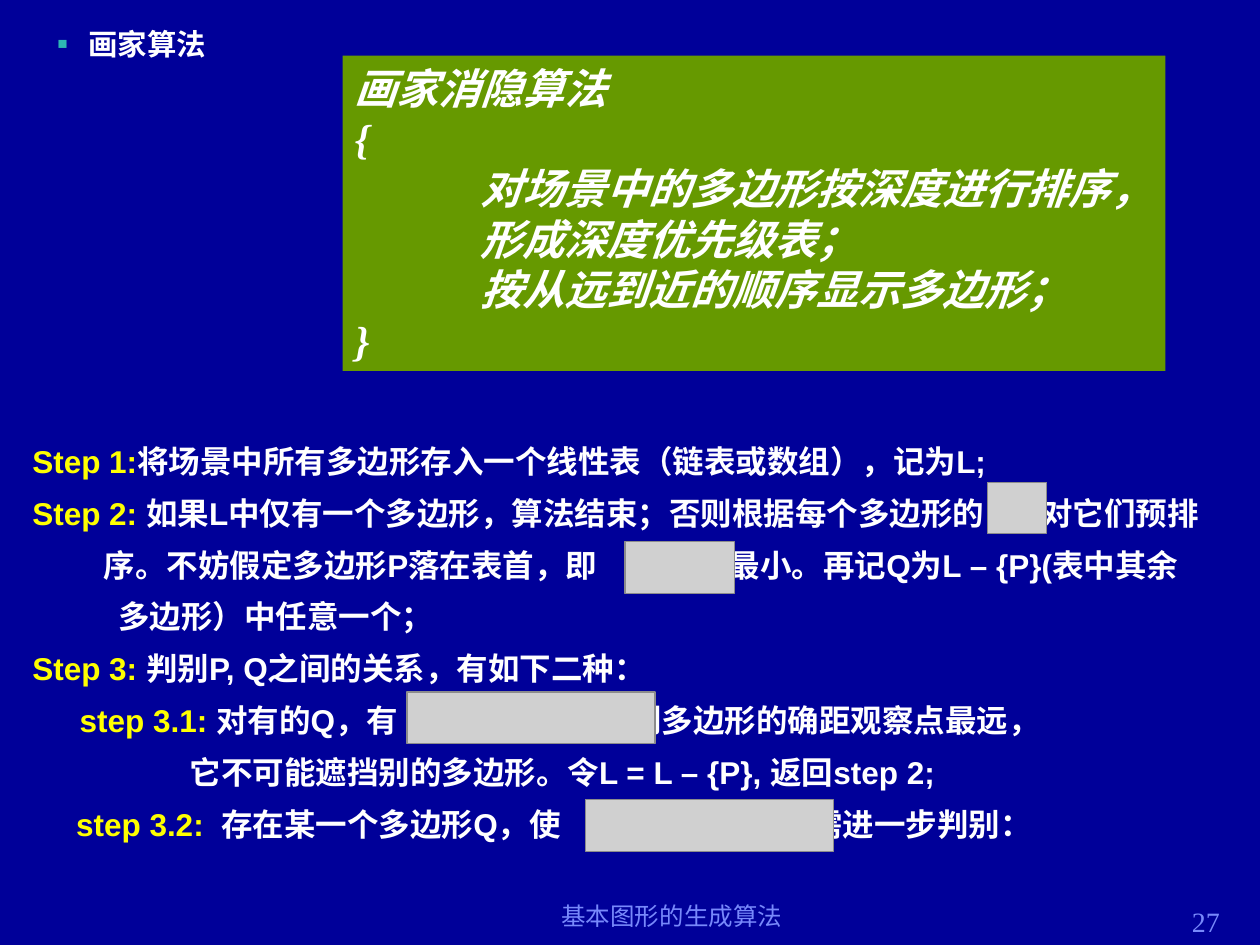
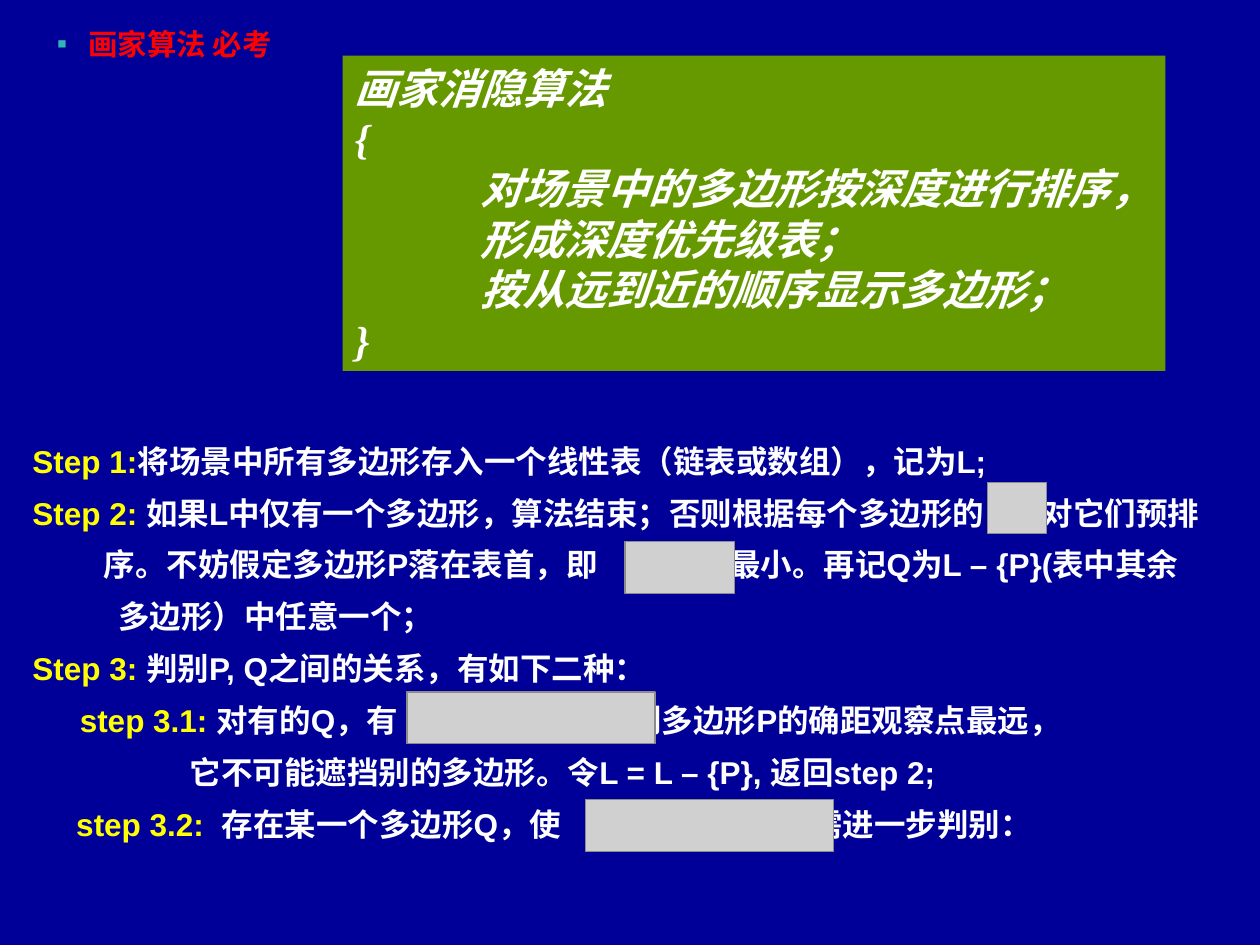
Before and after one commit to YYYYWD/Common, a slide deck: slide 27 of 大三上课件/计算机图形学/第六章.ppt. Drawn at 1260x945 pixels with LibreOffice and Linux fonts; fonts in the diff are those of the drawing; grey boxes stand for pictures. Boxes give left, top, right and bottom in pixels: in the first picture for what was removed or moved away, otherwise in the second. Text is boxed around its words. In the diff, an @@ line names an element or a change of style, - is before the commit and + after.

```diff
--- a/大三上课件/计算机图形学/第六章.ppt
+++ b/大三上课件/计算机图形学/第六章.ppt
@@ text at (88, 29, 272, 58): text changed; text colour #FFFFFF to #FF0000 @@
-▪ 画家算法
+▪ 画家算法 必考
@@ text at (80, 700, 1061, 741): text changed @@
-step 3.1: 对有的Q，有 , 则多边形的确距观察点最远，
+step 3.1: 对有的Q，有 , 则多边形P的确距观察点最远，
@@ text removed at (561, 904, 782, 927) @@
-基本图形的生成算法
@@ page number removed at (1192, 913, 1220, 932) @@
-27
```
Also in this commit, not shown: 66 other slides changed, 2 slides added, 2 slides removed, 51 other files.
